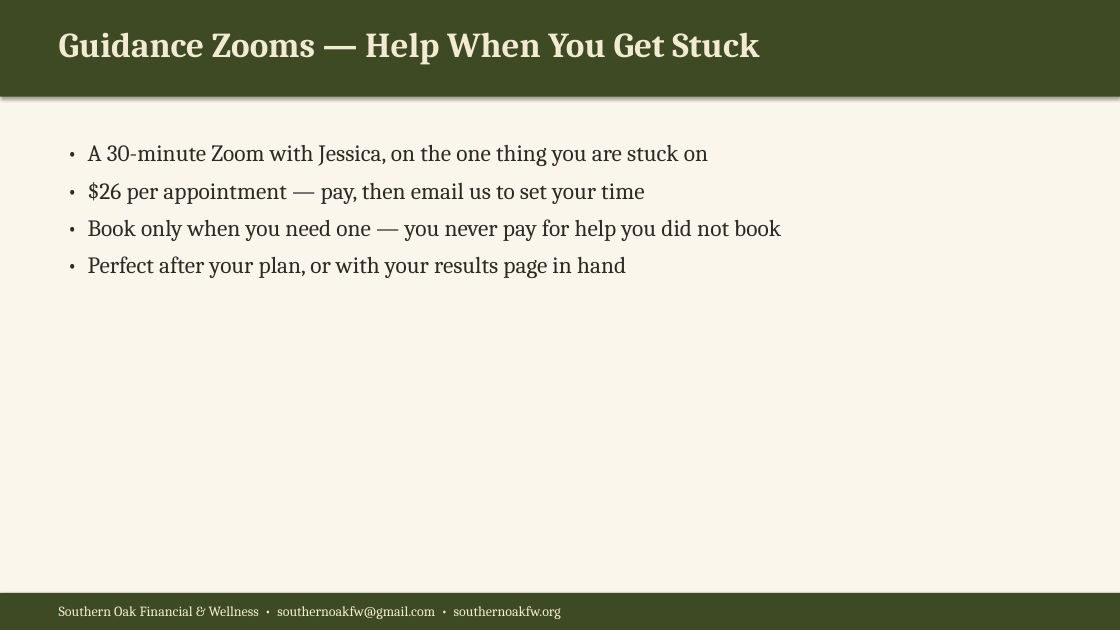
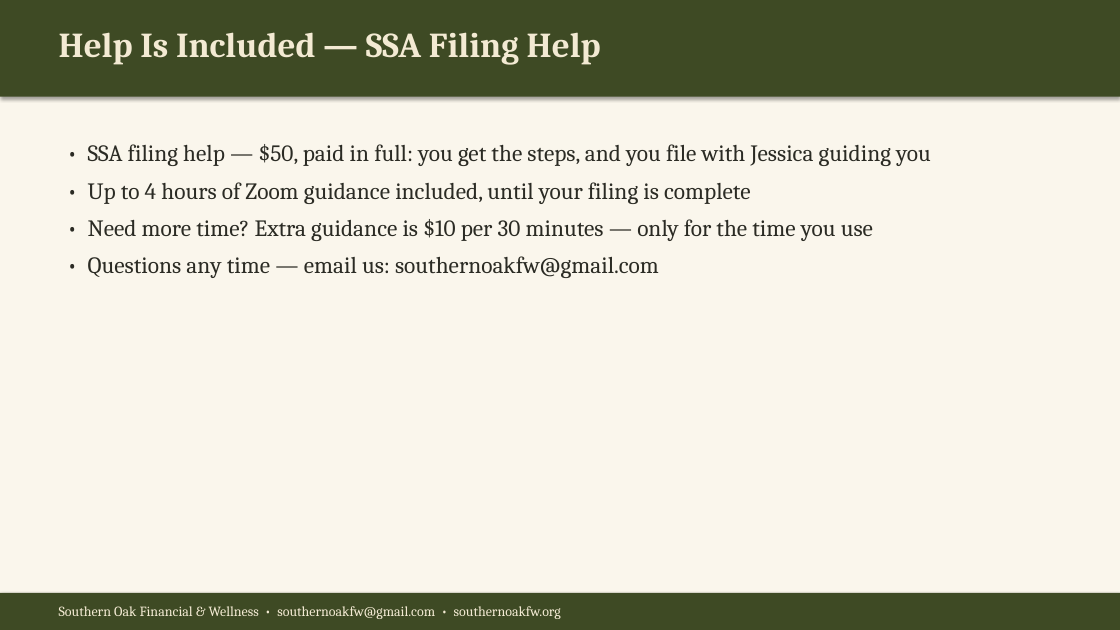
Before and after one commit to southernoakfw-ja/southernoakfw-ja.github.io, a slide deck: slide 13 of assets/Southern-Oak-What-We-Do.pptx. Drawn at 1120x630 pixels with LibreOffice and Linux fonts; fonts in the diff are those of the drawing. Boxes give left, top, right and bottom in pixels: in the first picture for what was removed or moved away, otherwise in the second. Text is boxed around its words. In the diff, an @@ line names an element or a change of style, - is before the commit and + after.

Commit message:
Remove $26 guidance everywhere; SSA help includes 4 hours; simpler Book page

```diff
--- a/assets/Southern-Oak-What-We-Do.pptx
+++ b/assets/Southern-Oak-What-We-Do.pptx
@@ text at (59, 32, 601, 65): text changed @@
-Guidance Zooms — Help When You Get Stuck
+Help Is Included — SSA Filing Help
@@ text at (88, 144, 931, 278): text changed @@
-• A 30-minute Zoom with Jessica, on the one thing you are stuck on
-• $26 per appointment — pay, then email us to set your time
-• Book only when you need one — you never pay for help you did not book
-• Perfect after your plan, or with your results page in hand
+• SSA filing help — $50, paid in full: you get the steps, and you file with Jessica guiding you
+• Up to 4 hours of Zoom guidance included, until your filing is complete
+• Need more time? Extra guidance is $10 per 30 minutes — only for the time you use
+• Questions any time — email us: southernoakfw@gmail.com
```
Also in this commit, not shown: 1 other slide changed, 10 other files.
